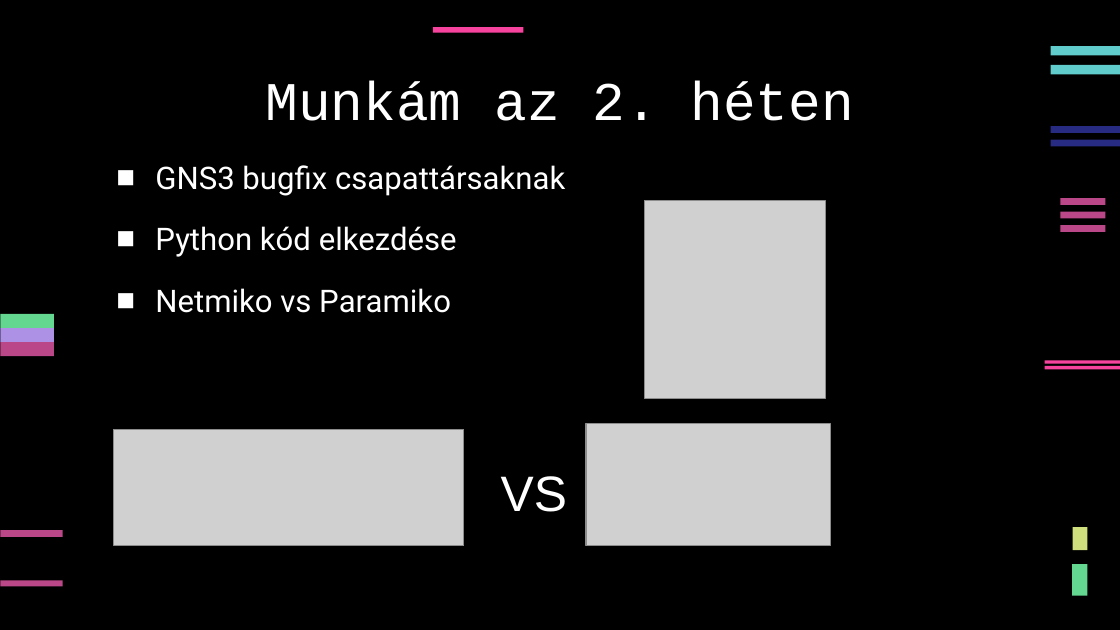
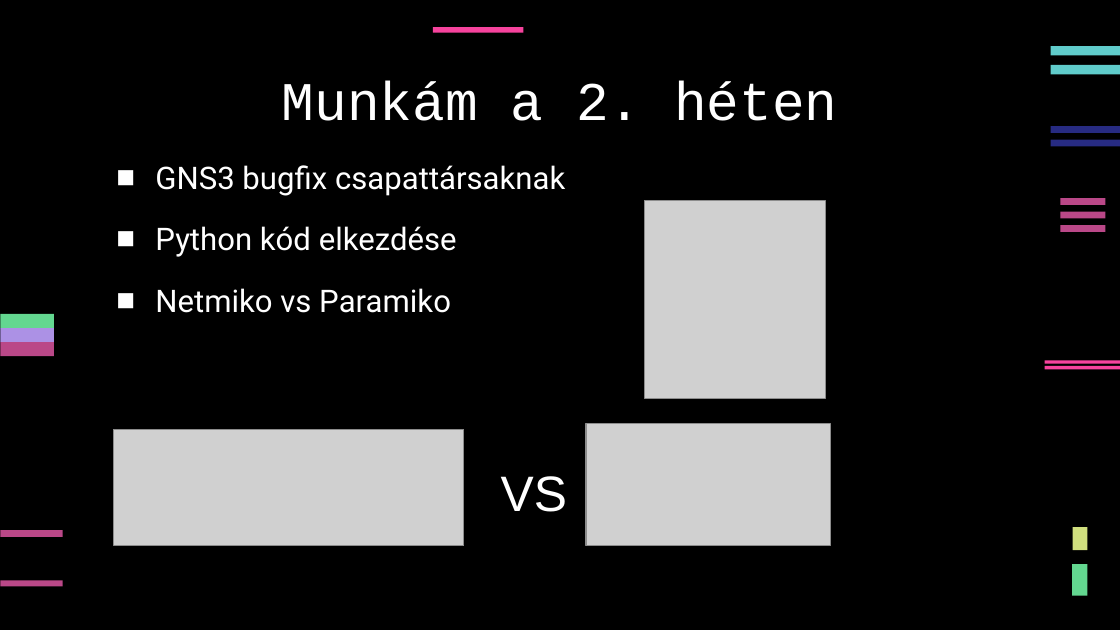
Before and after one commit to Cziperlan/Hyperion, a slide deck: slide 7 of Projekt_Hyperion-Laczkó_Dávid.pptx. Drawn at 1120x630 pixels with LibreOffice and Linux fonts; fonts in the diff are those of the drawing; grey boxes stand for pictures; background and template pictures are left out. Boxes give left, top, right and bottom in pixels: in the first picture for what was removed or moved away, otherwise in the second. Text is boxed around its words. In the diff, an @@ line names an element or a change of style, - is before the commit and + after.

```diff
--- a/Projekt_Hyperion-Laczkó_Dávid.pptx
+++ b/Projekt_Hyperion-Laczkó_Dávid.pptx
@@ title at (x1=282, y1=81, x2=837, y2=121): text changed @@
-Munkám az 2. héten
+Munkám a 2. héten
```
Also in this commit, not shown: 5 other slides changed.
